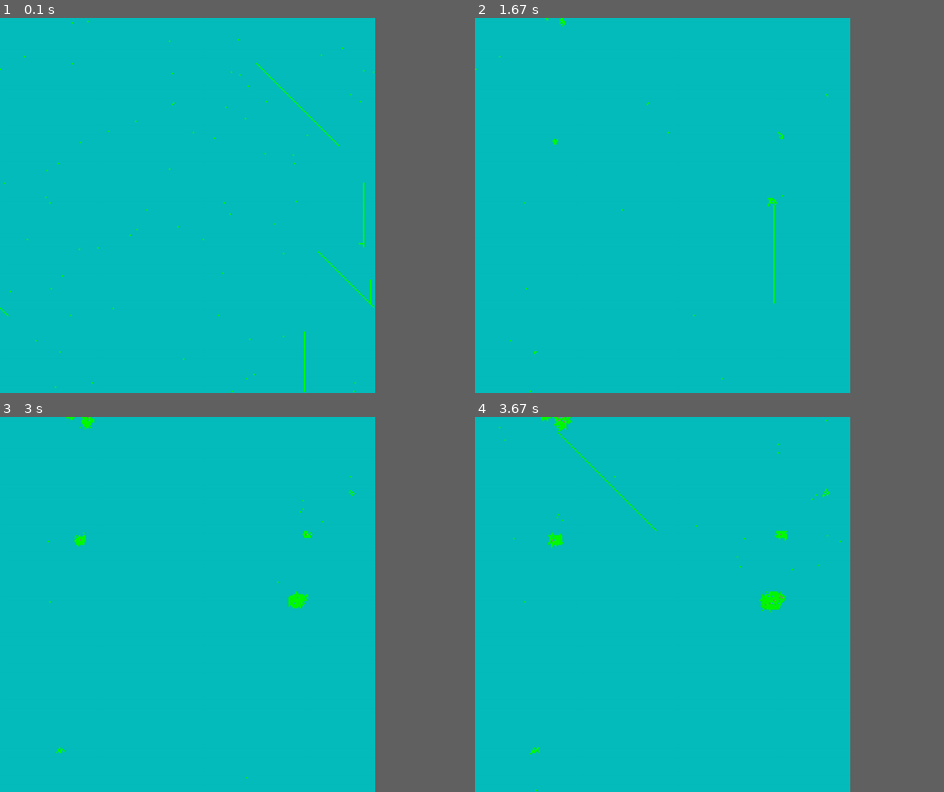
Above: before the commit, frames 1-4 (two rows, left to right).
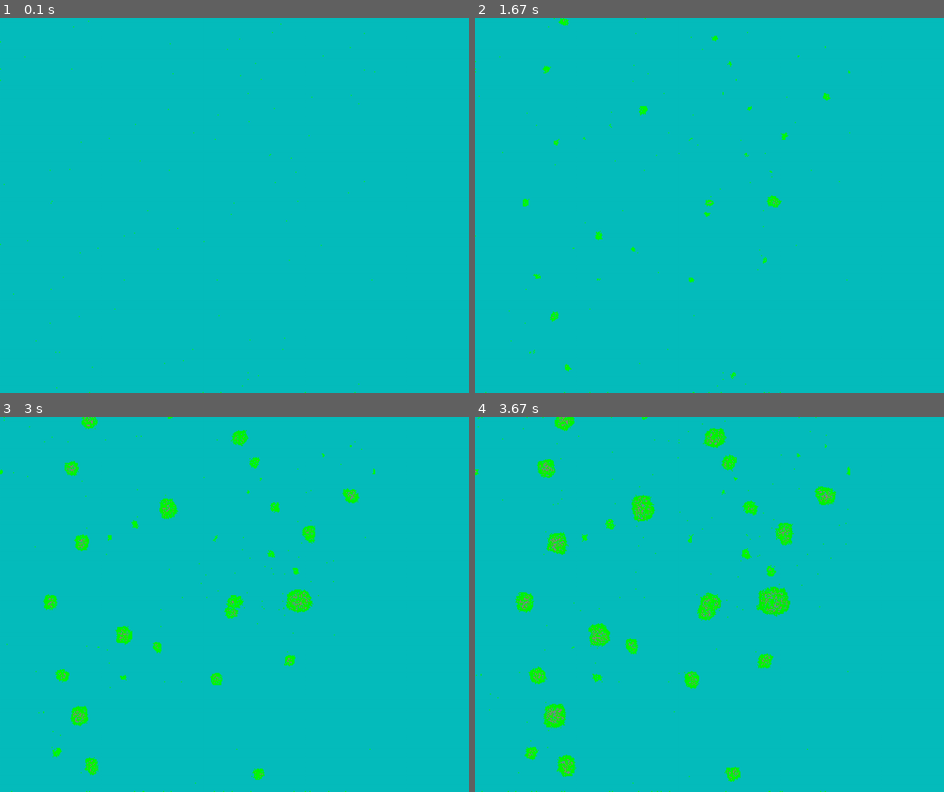
Above: after the commit, the same moments.

Repository: PilotOfAsuka/CellLabPython
Game: pygame game, started from main.py
The game is run twice, just before and just after one commit, with the same random seed, the same clock (stepped at 60 frames per second) and the same inputs.
Inputs:
- Up to frame 1 (0.1 s): no input
- Up to frame 2 (1.67 s): no input
- Up to frame 3 (3 s): no input
- Up to frame 4 (3.67 s): tap Enter at 3.33 s
In our replay, the window is 720x720 before the commit and 900x720 after it. These sizes can differ from the game's own. Grey fills any space a smaller window leaves; there, only what the larger window draws over its background counts as a difference.

The runs differ from the first frame. In frame 1, 0.5% of the frame differs, in the area x 0-80%, y 0-100%; in frame 2, 0.7%; in frame 3, 2.3%; in frame 4, 4.0%.

Commit message:
0.0.1
Исправил графические баги, отступ с права думаю использовать для вывода информации и всяких крутилок

Diff:
--- a/app.py
+++ b/app.py
@@ -18,13 +18,14 @@
 
     # Активация и отрисовка графической части окна
     def draw(self):
-        self.screen.fill(colors.BKG_color)
+        self.screen.fill(colors.BKG_COLOR)
         self.surface.draw_objs()
 
     # Основной цикл
     def loop(self):
         while self.run:
+            self.event()
+            surface.Surface.update_surface()
             self.draw()
-            self.event()
-            pygame.display.flip() # из за этой стройки мучался блин , черный экран был
-            main.clock.tick(cfg.FPS)# ФПС ННАДА!!
+            pygame.display.flip()
+            main.clock.tick(cfg.FPS)# FPS
--- a/colors.py
+++ b/colors.py
@@ -1,6 +1,6 @@
-
+# Просто цвета, надо изучить цвета из Pygame
 # Цвета
-BKG_color = (6, 189, 189)
+BKG_COLOR = (6, 189, 189)
 WHITE = (255, 255, 255)
 BLACK = (0, 0, 0)
 FOOD_COLOR = (133,133,133)
--- a/configs.py
+++ b/configs.py
@@ -2,25 +2,29 @@
 import genome
 import pygame
 # Установка размеров окна
-size = width, height = 800, 800
+size = width, height = 1000, 800
 screen = pygame.display.set_mode(size)
-FPS = 60
+FPS = 60 # Ограничиваем кол-во FPS
+
 # Мир теперь состоит из клеточек
-CELL_SIZE = 3 # размер клетки изменяя этот параметр меняется масштаб
-GRID_SIZE_W = width // CELL_SIZE
-GRID_SIZE_H = height // CELL_SIZE
-START_NUM_OF_CELL = 100
+CELL_SIZE = 2 # Размер клетки изменяя этот параметр меняется масштаб
+GRID_SIZE_W = (width - 200) // CELL_SIZE # Задаем ширину сетки мира (-200 Это отступ для интерфеса)
+GRID_SIZE_H = height // CELL_SIZE # Задаем высоту сетки мира
+START_NUM_OF_CELL = 100 # Стартовое число клеток при создании мира
+gen_size = 64 # Размер гена
+
+
 # Инициализация двумерного массива мира
-world_grid = [[None for _ in range(GRID_SIZE_W)] for _ in range(GRID_SIZE_H)]
+world_grid = [[None for _ in range(GRID_SIZE_W)] for _ in range(GRID_SIZE_H)] # Мир в котором живут клетки
+
+# Инициализация начальных клеток в мире
 for _ in range(START_NUM_OF_CELL):
     x, y = func.random_position(world_grid)
-    bot = genome.BotGenome(world_grid ,x=x, y=y)
+    bot = genome.BotGenome(x=x, y=y)
     world_grid[y][x] = bot
 
-
-
-# кортеж направлений
-move_actions = (
+# Кортеж направлений
+move_directions = (
     (0, -1),  # Вверх
     (1,-1),   # Вверх и вправо
     (1, 0),  # Вправо
--- a/func.py
+++ b/func.py
@@ -10,26 +10,19 @@
     while world_grid[y][x] is not None:
         x = random.randint(0, cfg.GRID_SIZE_W - 1)
         y = random.randint(0, cfg.GRID_SIZE_H - 1)
-    return x, y
-# Функция установки обьектов в мире
-def place_in_world(world, complex_obj):
-    for y, row in enumerate(complex_obj.squares):
-        for x, square in enumerate(row):
-            if square is not None:
-                world_y = complex_obj.coord[1] + y
-                world_x = complex_obj.coord[0] + x
-                if 0 <= world_x < cfg.GRID_SIZE_W and 0 <= world_y < cfg.GRID_SIZE_H:
-                    world[world_y][world_x] = square
+    return x, y #Возврат случайных свободных позиций
+
+
 # функция получения свободного места вокруг
 def get_free_adjacent_positions(position):
     x, y = position
     free_positions = []
-    for dx, dy in cfg.move_actions:
+    for dx, dy in cfg.move_directions:
         nx = (x + dx) % cfg.GRID_SIZE_W
         ny = y + dy if -1 < y + dy < cfg.GRID_SIZE_H else y
         if cfg.world_grid[ny][nx] is None:
             free_positions.append((nx, ny))
-    return free_positions
+    return free_positions # Возврат свободных позиций
 
 # функция мутации
 def mutate_genome(genome):
@@ -38,8 +31,8 @@
         if random.random() < mutation_chance:
             genome[i] = random.randint(0, 63)  # Новое случайное значение гена
 
-        # Функция отрисовки бота
-def draw_bot(bot):
-    x, y = bot.position
+# Функция отрисовки объектов
+def draw_obj(obj):
+    x, y = obj.position
     rect = pygame.Rect(x * cfg.CELL_SIZE, y * cfg.CELL_SIZE, cfg.CELL_SIZE, cfg.CELL_SIZE)
-    pygame.draw.rect(cfg.screen, bot.color, rect)
+    pygame.draw.rect(cfg.screen, obj.color, rect)
--- a/genome.py
+++ b/genome.py
@@ -2,68 +2,71 @@
 import configs as cfg
 import func
 import objects as objs
-gen_size = 64 #Размер гена
+
 
 # Класс BotGenome, определяющий поведение и свойства бота
 class BotGenome:
-    def __init__(self, world, food = 700, x = 0, y = 0, color=(0, 255, 0), genome=None):
+    def __init__(self, food = 500, x = 0, y = 0, color=(0, 255, 0), genome=None):
         # Инициализация генома с заданным размером
-        self.world = world
-        self.genome = [random.randint(0, 63) for _ in range(gen_size)] if genome is None else genome
+        self.genome = [random.randint(0, 63) for _ in range(cfg.gen_size)] if genome is None else genome
         self.ptr = 0  # УТК (указатель текущей команды)
         self.food = food
         self.position = x, y
         self.color = color
-    MAX_ENERGY = 1600  # Максимальный уровень энергии для бота
+    MAX_ENERGY = 1100  # Максимальный уровень энергии для бота
 
-        # функция выполнения генома
+    # функция выполнения генома
     def execute_genome(self):
-        self.food -= 5
-        command = self.genome[self.ptr]
-        self.execute_command(command)
         # Проверка на смерть бота, если его пищи нет
-        if self.food < 0:
+        if self.food < 0: # Условие смерти клетки при отрецательной энергии
             x, y = self.position
             cfg.world_grid[y][x] = None  # Удаление бота из сетки
-        if self.food >= 1500:
+        if self.food >= 1000: # Условие для деления клетки
             self.reproduce()
+
+        self.food -= 5 # За то что клетка думает она теряет энергию
+        command = self.genome[self.ptr] # УТК
+        self.execute_command(command) # Выполнение команды генома (УТК)
+
 
         # функция выполнений команд
     def execute_command(self, command):
         # Выполнение команды в зависимости от числа
         if command in range(10,20):
             self.photosynthesis()
-        elif command in range(21,35):
+        elif command in range(21,25):
             self.move()
         elif command == range(1,9):
             self.how_many_food()
         else:
+            # Если у числа нет команды то происходит безусловный переход
             self.move_ptr_to()
         # Здесь могут быть другие команды....
 
+    # Функция фотосинтеза
     def photosynthesis(self):
-        self.food += 100
+        self.food += 100 # Логика получения энергии при фотосинтезе
         self.food = min(self.food, self.MAX_ENERGY)  # Ограничиваем максимальное количество энергии
-        self.move_ptr()
+        self.move_ptr()# Переход УТК
 
-        # функция команды "сколько у меня еды"
+    # Функция команды "Сколько у меня еды?"
     def how_many_food(self):
-        food_index = (self.ptr + 1) % len(self.genome)
+        food_index = (self.ptr + 1) % len(self.genome) # Получаем смещение
         next_ptr_index = (self.ptr + 2) % len(self.genome)
         next_next_ptr_index = (self.ptr + 3) % len(self.genome)
-        food_genome = self.genome[food_index] * 15
+        food_genome = self.genome[food_index] * 15 # Получаем условие перехода
 
         if self.food >= food_genome:
-            self.ptr = (self.ptr + self.genome[next_ptr_index]) % len(self.genome)
+            self.ptr = (self.ptr + self.genome[next_ptr_index]) % len(self.genome)# Если условие перехода меньше количеста собственной энергии
         else:
-            self.ptr = (self.ptr + self.genome[next_next_ptr_index]) % len(self.genome)
+            self.ptr = (self.ptr + self.genome[next_next_ptr_index]) % len(self.genome)# Если условие перехода больше количеста собственной энергии
 
     # функция движения клетки и проверки на столкновение
     def move(self):
         # Модификация для движения бота
         move_dir_index = (self.ptr + 1) % len(self.genome) # Индекс смещения
-        move_dir = self.genome[move_dir_index] % len(cfg.move_actions) # Выбираем направление на основе смещения
-        dx, dy = cfg.move_actions[move_dir]  # Получаем Направление
+        move_dir = self.genome[move_dir_index] % len(cfg.move_directions) # Выбираем направление на основе смещения
+        dx, dy = cfg.move_directions[move_dir]  # Получаем Направление
 
         # Обновление позиции бота
         x, y = self.position
@@ -74,14 +77,13 @@
         if cfg.world_grid[new_y][new_x] is None:
             # Освобождаем текущую позицию
             cfg.world_grid[y][x] = None
-
             # Перемещаем бота на новую позицию
             cfg.world_grid[new_y][new_x] = self
-            self.position = (new_x, new_y)
+            self.position = new_x, new_y
+            # Уменьшение количества еды бота за движение
+            self.food -= 10 # Логика расхода энергии
 
-            # Уменьшение количества еды бота за движение
-            self.food -= 10
-        elif isinstance(cfg.world_grid[new_y][new_x], objs.Food):
+        elif isinstance(cfg.world_grid[new_y][new_x], objs.Food):# Если куда хочет шагнуть клетка есть еда
             # Освобождаем текущую позицию
             cfg.world_grid[y][x] = None
             # Освобождаем позицию клетки с едой
@@ -89,25 +91,25 @@
             # Перемещаем бота на новую позицию
             cfg.world_grid[new_y][new_x] = self
             self.position = (new_x, new_y)
-            self.food += 1
+            self.food += 1 # Логика расхода энергии
             dir_index = (self.ptr + 3) % len(self.genome)
             self.ptr = (self.ptr + self.genome[dir_index]) % len(self.genome)
 
-        elif isinstance(cfg.world_grid[new_y][new_x], BotGenome):
+        elif isinstance(cfg.world_grid[new_y][new_x], BotGenome):# Если куда хочет шагнуть клетка есть такая же клетка
                 dir_index = (self.ptr + 2) % len(self.genome)
                 self.ptr = (self.ptr + self.genome[dir_index]) % len(self.genome)
 
-        # функция перемещения УТК
+    # функция перемещения УТК
     def move_ptr_to(self):
-        # Перемещение УТК к следующей команде
+        # Перемещение УТК к следующей команде на основе числа безусловного перехода
         self.ptr = (self.ptr + self.genome[self.ptr]) % len(self.genome)
 
-        # функция перемещения указателя текущей команды
+    # функция перемещения указателя текущей команды
     def move_ptr(self):
         # Перемещения УТК к следующей команде
         self.ptr = (self.ptr + 1) % len(self.genome)
 
-        # функция деления
+    # функция деления
     def reproduce(self):
         # Получаем список свободных позиций вокруг бота
         free_positions = func.get_free_adjacent_positions(self.position)
@@ -116,8 +118,9 @@
             x, y = self.position
             cfg.world_grid[y][x] = None# Удаление бота из сетки если Нет свободных позиций для размножения
             if random.random() < 0.2:
-                cfg.world_grid[y][x] = objs.Food(self, x=x,y=y,food=100)
+                cfg.world_grid[y][x] = objs.Food(self, x=x,y=y,food=100) # С шансом 20 процентов после смерти бота появляется органика (Если нету места для размножения)
             return
+
         # Выбираем случайную свободную позицию для нового бота
         x, y = random.choice(free_positions)
 
@@ -128,7 +131,7 @@
         func.mutate_genome(new_genome)
 
         # Создаем нового бота с мутированным геномом
-        new_color = (self.color[0], max(self.color[1] - 1, 90), 0)
-        new_bot = BotGenome(self.world, food=self.food // 2, x=x, y=y, color=new_color, genome=new_genome)
-        cfg.world_grid[y][x] = new_bot
-        self.food //= 4
+        new_color = (self.color[0], max(self.color[1] - 1, 90), 0)# Смещаем цвета
+        new_bot = BotGenome(food=self.food // 2, x=x, y=y, color=new_color, genome=new_genome)# Создание нового бота
+        cfg.world_grid[y][x] = new_bot # Помещаем ннового бота в мир
+        self.food //= 2 # Разделяем энергию между родительской и дочерней клетки
--- a/objects.py
+++ b/objects.py
@@ -1,34 +1,10 @@
 import pygame
-import configs as cfg
 import colors as c
 
-# Класс OBJ определяет родительский класс обьектов основные параметры обьекта координаты и к примеру цвет
-class OBJ:
-    def __init__(self, x, y, color):
-        self.color = color # Цвет обьекта
-        self.coord = [x,y] # Координаты обьекта
-        # Нужно дополнить (Физика?)
-
-# Класс Square определяет  дочерний класс обьекта "Квадрат" имеет функцию отрисовки
-class Square(OBJ):
-    def __init__(self, x, y, color):
-        super().__init__(x, y, color)
-    # Функция отрисовки квадрата
-    def draw_obj(self, world):
-        param = pygame.Rect(self.coord[0] * cfg.CELL_SIZE ,self.coord[1] * cfg.CELL_SIZE ,cfg.CELL_SIZE, cfg.CELL_SIZE)
-        pygame.draw.rect(world, self.color, param)
-
-#Класс Circle опредделяет дочерний класс обьекта "Круг"
-class Circle(OBJ):
-    def __init__(self, x, y, color):
-        super().__init__(x, y, color)
-    # Функция отрисовки круга
-    def draw_obj(self, world):
-        pygame.draw.circle(world,self.color,(self.coord[0] * (cfg.CELL_SIZE) + cfg.CELL_SIZE/2, self.coord[1] * (cfg.CELL_SIZE)+ cfg.CELL_SIZE/2), cfg.CELL_SIZE/2)
-
+# Класс еды просто болванка
 class Food:
     def __init__(self, world, food=0, x = 0, y = 0, color=c.FOOD_COLOR):
         self.world = world
         self.food = food
         self.color = color
-        self.position = (x, y)
+        self.position = x, y
--- a/surface.py
+++ b/surface.py
@@ -4,15 +4,26 @@
 import objects as objs
 # Класс Surface определяет мир или же поверхноть для отрисовки
 class Surface:
-    def __init__(self, screen):
-        self.screen = screen
-    # Функция отрисовки ВСЕХ обьектов на Surface
+    def __init__(self, surface):
+        self.world = surface
+
+
+        pass
+
+    # Функция отрисовки обьектов на Surface
     def draw_objs(self):
         for y in range(cfg.GRID_SIZE_H):
             for x in range(cfg.GRID_SIZE_W):
                 obj = cfg.world_grid[y][x]
                 if isinstance(obj, genome.BotGenome):
+                    func.draw_obj(obj)
+                if isinstance(obj, objs.Food):
+                    func.draw_obj(obj)
+
+    # Функция обновления обьектов в мире
+    def update_surface():
+        for y in range(cfg.GRID_SIZE_H):
+            for x in range(cfg.GRID_SIZE_W):
+                obj = cfg.world_grid[y][x]
+                if isinstance(obj, genome.BotGenome):
                     obj.execute_genome()
-                    func.draw_bot(obj)
-                if isinstance(obj, objs.Food):
-                    func.draw_bot(obj)
